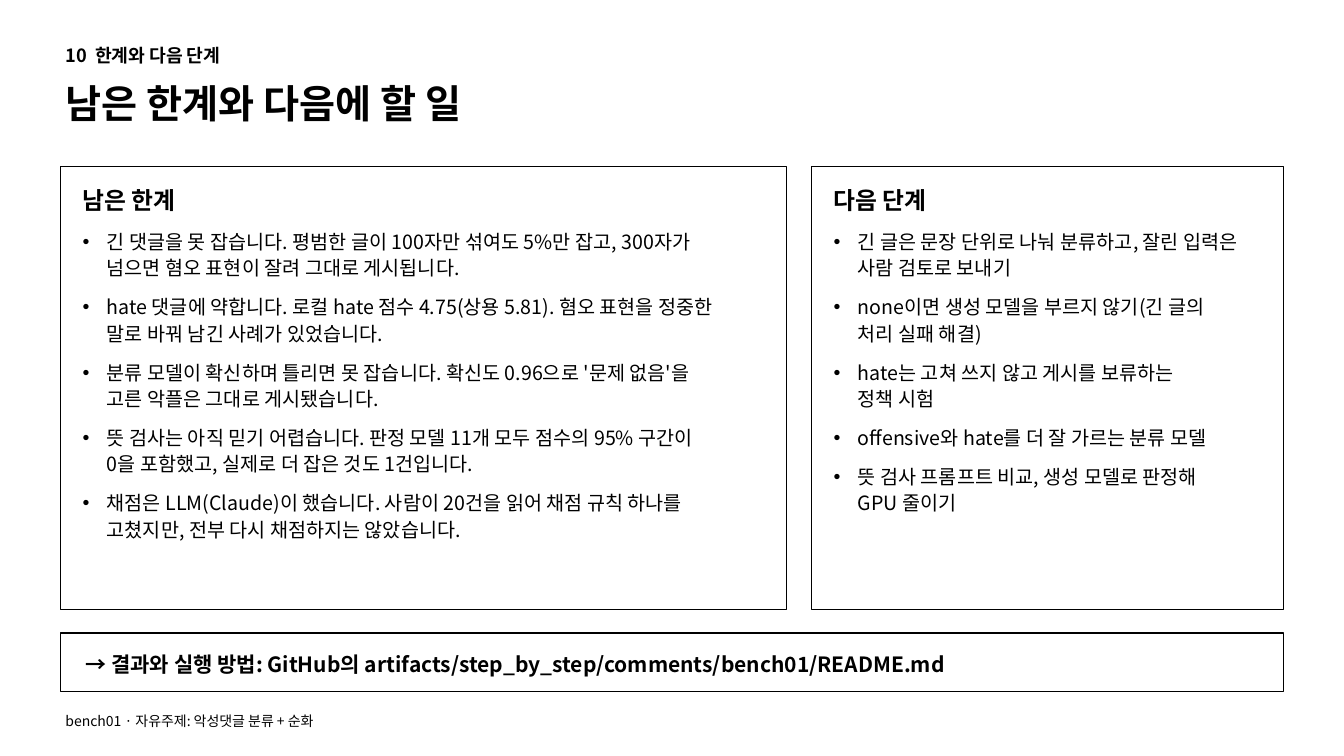
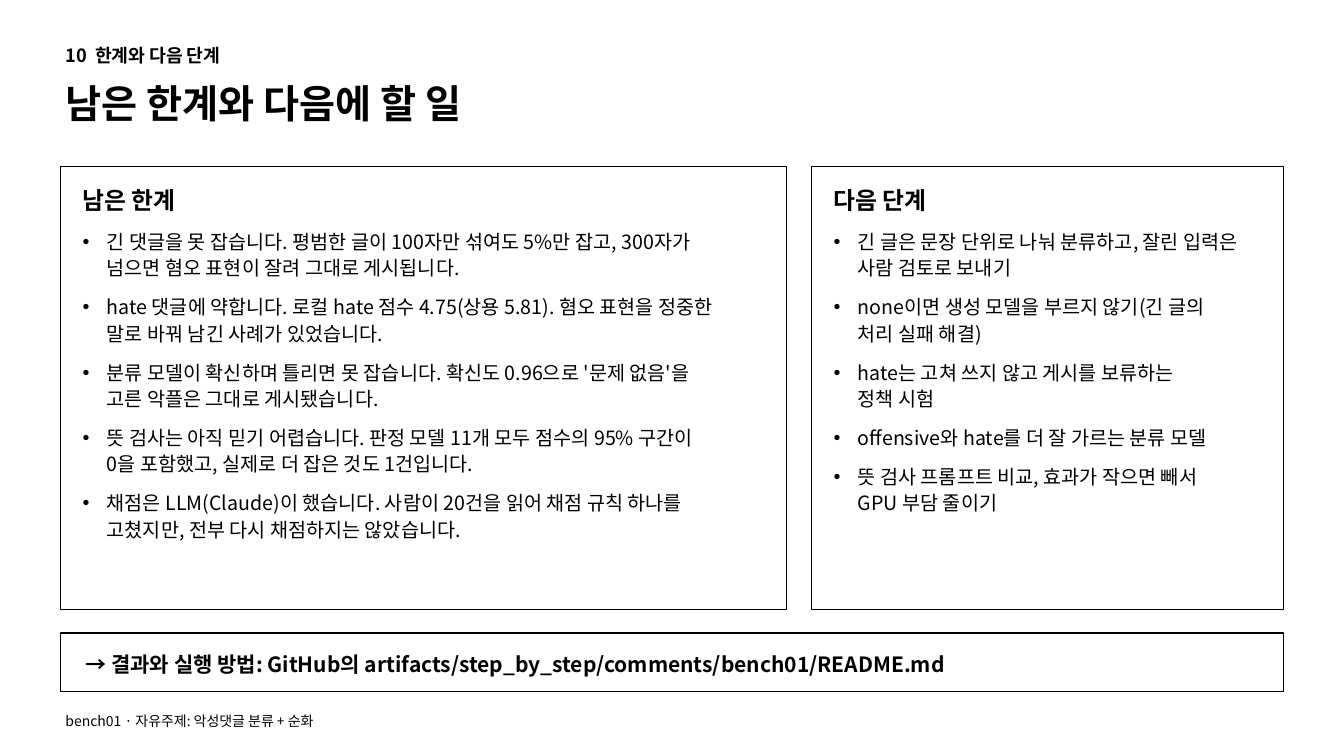
Before and after one commit to LLM-project-02/model-benchmark-lab, a slide deck: slide 11 of artifacts/step_by_step/comments/bench01/demo/bench01_comments_slides_심플_피드백반영.pptx. Drawn at 1344x756 pixels with LibreOffice and Linux fonts; fonts in the diff are those of the drawing. Boxes give left, top, right and bottom in pixels: in the first picture for what was removed or moved away, otherwise in the second. Text is boxed around its words. In the diff, an @@ line names an element or a change of style, - is before the commit and + after.

```diff
--- a/artifacts/step_by_step/comments/bench01/demo/bench01_comments_slides_심플_피드백반영.pptx
+++ b/artifacts/step_by_step/comments/bench01/demo/bench01_comments_slides_심플_피드백반영.pptx
@@ text in rectangle at (858, 467, 1197, 512): text changed @@
-• 뜻 검사 프롬프트 비교, 생성 모델로 판정해
-  GPU 줄이기
+• 뜻 검사 프롬프트 비교, 효과가 작으면 빼서
+  GPU 부담 줄이기
```
Also in this commit, not shown: 6 other slides changed, 1 slide removed, 6 other files.
